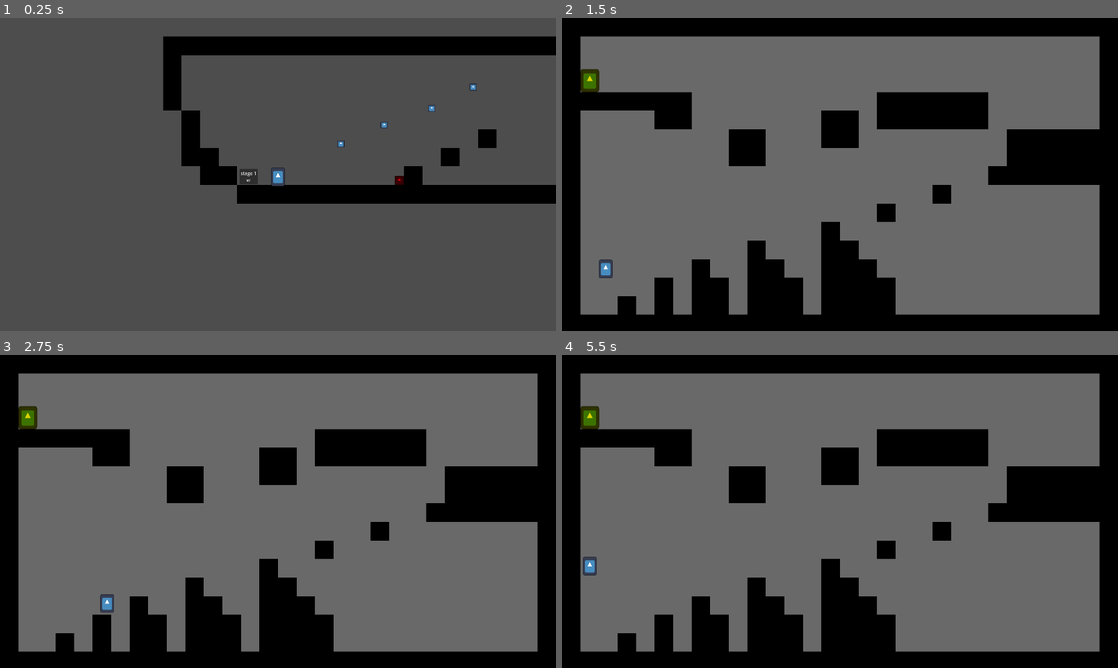
Above: before the commit, frames 1-4 (two rows, left to right).
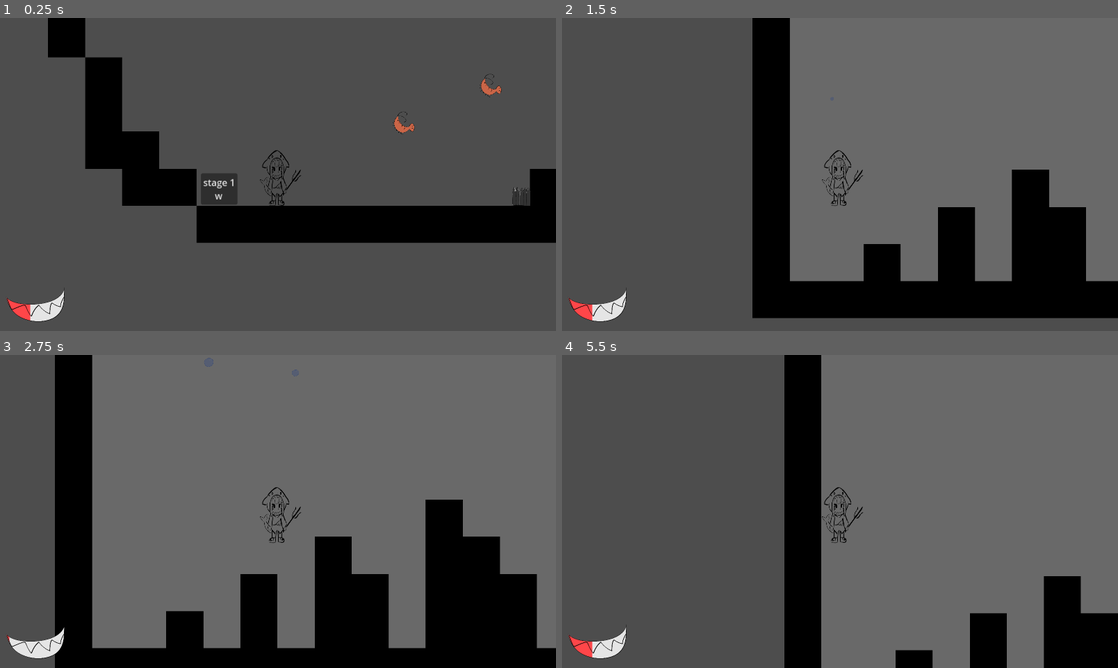
Above: after the commit, the same moments.

Repository: Where-is-my-input/HoloJam5
Game: Godot game, scene res://scenes/debug.tscn
Two runs of this game, one before a commit and one after it. Both use one fixed random seed, a clock stepped at 60 frames per second and the inputs below. The engine's default icon, where the game draws it, is replaced by a stand-in: a white triangle on a blue panel in a dark square.
Inputs:
- Up to frame 1 (0.25 s): no input
- Up to frame 2 (1.5 s): click "stage 1 w" at 0.5 s; tap Enter (ui_accept) at 1.25 s; hold Right (ui_right) from 1.28 s (still down); tap C (attack) at 1.35 s
- Up to frame 3 (2.75 s): keep holding Right (ui_right); tap Enter (ui_accept) at 1.52, 2.27 s; tap C (attack) at 2.1 s
- Up to frame 4 (5.5 s): release Right (ui_right) at 2.78 s; hold Left (ui_left) 2.78-3.53 s; tap C (attack) at 2.85, 3.6, 4.35 s; hold Right (ui_right) 3.53-5 s; tap Enter (ui_accept) at 3.77, 4.52 s; tap Escape (reset) at 4.9 s; click "stage 1 w" at 5 s

The runs differ from the first frame. In frame 1, 25% of the frame differs, in the area x 1-100%, y 0-98%; in frame 2, 66%, in the area x 0-100%, y 0-100%; in frame 3, 47%; in frame 4, 65%.

Commit message:
Install

Diff:
--- /dev/null
+++ b/scenes/HUD/install_progress.gd
@@ -0,0 +1,34 @@
+extends TextureProgressBar
+@onready var timer: Timer = $Timer
+
+@export var increase:int = 5
+
+var install:bool = false
+var decay = 0
+var combo = 0
+
+signal installActivated
+signal installDeactivated
+
+func _on_timer_timeout() -> void:
+	decay += 5
+	combo = 0
+	value -= decay
+	visible = value > 0
+	if value <= 0 && install:
+		install = false
+		installDeactivated.emit()
+		value = 0
+	else:
+		timer.start(1)
+
+func hit():
+	decay = 0
+	combo += 1
+	value += increase * combo
+	timer.start(3)
+	visible = value > 0
+	if !install:
+		install = value >= max_value
+		if install:
+			installActivated.emit()
--- /dev/null
+++ b/scenes/HUD/install_progress.tscn
@@ -0,0 +1,19 @@
+[gd_scene load_steps=4 format=3 uid="uid://bhes1tqrdc0h8"]
+
+[ext_resource type="Texture2D" uid="uid://bs3n8757fp3u5" path="res://assets/images/white_teeth.png" id="1_eut8m"]
+[ext_resource type="Texture2D" uid="uid://c7ho4tf5lffxa" path="res://assets/images/red_teeth.png" id="2_yhd48"]
+[ext_resource type="Script" path="res://scenes/HUD/install_progress.gd" id="3_067hn"]
+
+[node name="install_progress" type="TextureProgressBar"]
+offset_right = 4.0
+offset_bottom = 27.0
+scale = Vector2(0.25, 0.25)
+value = 50.0
+texture_under = ExtResource("1_eut8m")
+texture_progress = ExtResource("2_yhd48")
+script = ExtResource("3_067hn")
+
+[node name="Timer" type="Timer" parent="."]
+autostart = true
+
+[connection signal="timeout" from="Timer" to="." method="_on_timer_timeout"]
--- a/scenes/action_resetter/action_resetter.gd
+++ b/scenes/action_resetter/action_resetter.gd
@@ -1,8 +1,17 @@
 extends Area2D
-
-
+@onready var collision_shape_2d: CollisionShape2D = $CollisionShape2D
+@onready var tmr_respawn: Timer = $tmrRespawn
+@export var respawn:float = 3
 
 func _on_body_entered(body) -> void:
 	if body.is_in_group("Player"):
 		body.resetActions()
-		queue_free()
+		spawnState()
+		tmr_respawn.start(respawn)
+
+func _on_tmr_respawn_timeout() -> void:
+	spawnState(true)
+
+func spawnState(v = false):
+	collision_shape_2d.set_deferred("disabled", !v)
+	visible = v
--- a/scenes/action_resetter/action_resetter.tscn
+++ b/scenes/action_resetter/action_resetter.tscn
@@ -1,9 +1,46 @@
-[gd_scene load_steps=4 format=3 uid="uid://b2umf4h7vpsq0"]
+[gd_scene load_steps=7 format=3 uid="uid://b2umf4h7vpsq0"]
 
 [ext_resource type="Script" path="res://scenes/action_resetter/action_resetter.gd" id="1_12v8b"]
-[ext_resource type="Texture2D" uid="uid://d3y3qg50rvgqv" path="res://icon.svg" id="1_w8no8"]
+[ext_resource type="Texture2D" uid="uid://dxagcn2m8dyua" path="res://assets/images/salmon.png" id="2_xpgej"]
 
 [sub_resource type="RectangleShape2D" id="RectangleShape2D_uyxsl"]
+
+[sub_resource type="Animation" id="Animation_t8253"]
+length = 0.001
+tracks/0/type = "value"
+tracks/0/imported = false
+tracks/0/enabled = true
+tracks/0/path = NodePath("Sprite2D:position")
+tracks/0/interp = 1
+tracks/0/loop_wrap = true
+tracks/0/keys = {
+"times": PackedFloat32Array(0),
+"transitions": PackedFloat32Array(1),
+"update": 0,
+"values": [Vector2(0, 8)]
+}
+
+[sub_resource type="Animation" id="Animation_2wyks"]
+resource_name = "idle"
+loop_mode = 2
+tracks/0/type = "value"
+tracks/0/imported = false
+tracks/0/enabled = true
+tracks/0/path = NodePath("Sprite2D:position")
+tracks/0/interp = 1
+tracks/0/loop_wrap = true
+tracks/0/keys = {
+"times": PackedFloat32Array(0, 0.333333, 1),
+"transitions": PackedFloat32Array(1, 1, 1),
+"update": 0,
+"values": [Vector2(0, 8), Vector2(0, 5), Vector2(0, -10)]
+}
+
+[sub_resource type="AnimationLibrary" id="AnimationLibrary_a3jr0"]
+_data = {
+"RESET": SubResource("Animation_t8253"),
+"idle": SubResource("Animation_2wyks")
+}
 
 [node name="action_resetter" type="Area2D"]
 script = ExtResource("1_12v8b")
@@ -13,8 +50,17 @@
 debug_color = Color(0.847885, 0.000941437, 0.904988, 0.42)
 
 [node name="Sprite2D" type="Sprite2D" parent="."]
-modulate = Color(0.642373, 0.744833, 0, 1)
-scale = Vector2(0.25, 0.25)
-texture = ExtResource("1_w8no8")
+position = Vector2(0, 8)
+scale = Vector2(0.0963855, 0.0963855)
+texture = ExtResource("2_xpgej")
+
+[node name="AnimationPlayer" type="AnimationPlayer" parent="."]
+libraries = {
+"": SubResource("AnimationLibrary_a3jr0")
+}
+autoplay = "idle"
+
+[node name="tmrRespawn" type="Timer" parent="."]
 
 [connection signal="body_entered" from="." to="." method="_on_body_entered"]
+[connection signal="timeout" from="tmrRespawn" to="." method="_on_tmr_respawn_timeout"]
--- a/scenes/debug.tscn
+++ b/scenes/debug.tscn
@@ -15,8 +15,7 @@
 
 [node name="gura" parent="." instance=ExtResource("2_xy1nu")]
 position = Vector2(13, 404)
-
-[node name="Camera2D" type="Camera2D" parent="gura"]
+installEnabled = true
 
 [node name="enemy" parent="." instance=ExtResource("3_5ydd6")]
 position = Vector2(230, 370)
--- a/scenes/enemy/enemy.tscn
+++ b/scenes/enemy/enemy.tscn
@@ -1,18 +1,56 @@
-[gd_scene load_steps=4 format=3 uid="uid://b3lgs6gqc3jpo"]
+[gd_scene load_steps=7 format=3 uid="uid://b3lgs6gqc3jpo"]
 
-[ext_resource type="Texture2D" uid="uid://d3y3qg50rvgqv" path="res://icon.svg" id="1_5jwgd"]
 [ext_resource type="Script" path="res://scenes/enemy/enemy.gd" id="1_6s00x"]
+[ext_resource type="Texture2D" uid="uid://tr0827l6ldjc" path="res://assets/images/Shrimp.png" id="2_8qft5"]
 
 [sub_resource type="RectangleShape2D" id="RectangleShape2D_5lnmk"]
 
+[sub_resource type="Animation" id="Animation_xy20g"]
+length = 0.001
+tracks/0/type = "value"
+tracks/0/imported = false
+tracks/0/enabled = true
+tracks/0/path = NodePath("Sprite2D:rotation")
+tracks/0/interp = 1
+tracks/0/loop_wrap = true
+tracks/0/keys = {
+"times": PackedFloat32Array(0),
+"transitions": PackedFloat32Array(1),
+"update": 0,
+"values": [0.0]
+}
+
+[sub_resource type="Animation" id="Animation_2cqkh"]
+resource_name = "idle"
+loop_mode = 2
+tracks/0/type = "value"
+tracks/0/imported = false
+tracks/0/enabled = true
+tracks/0/path = NodePath("Sprite2D:rotation")
+tracks/0/interp = 1
+tracks/0/loop_wrap = true
+tracks/0/keys = {
+"times": PackedFloat32Array(0, 1),
+"transitions": PackedFloat32Array(1, 1),
+"update": 0,
+"values": [0.383972, -0.383972]
+}
+
+[sub_resource type="AnimationLibrary" id="AnimationLibrary_yh5yu"]
+_data = {
+"RESET": SubResource("Animation_xy20g"),
+"idle": SubResource("Animation_2cqkh")
+}
+
 [node name="enemy" type="CharacterBody2D"]
+scale = Vector2(1.3, 1.3)
 collision_layer = 2
 collision_mask = 0
 script = ExtResource("1_6s00x")
 
 [node name="Sprite2D" type="Sprite2D" parent="."]
-scale = Vector2(0.2, 0.2)
-texture = ExtResource("1_5jwgd")
+scale = Vector2(0.0916906, 0.0916905)
+texture = ExtResource("2_8qft5")
 
 [node name="CollisionShape2D" type="CollisionShape2D" parent="."]
 shape = SubResource("RectangleShape2D_5lnmk")
@@ -20,4 +58,10 @@
 [node name="tmrRespawn" type="Timer" parent="."]
 one_shot = true
 
+[node name="AnimationPlayer" type="AnimationPlayer" parent="."]
+libraries = {
+"": SubResource("AnimationLibrary_yh5yu")
+}
+autoplay = "idle"
+
 [connection signal="timeout" from="tmrRespawn" to="." method="_on_tmr_respawn_timeout"]
--- a/scenes/player/gura.gd
+++ b/scenes/player/gura.gd
@@ -4,7 +4,11 @@
 @onready var tmr_attack: Timer = $tmrAttack
 @onready var virtual_controller: Node = $virtualController
 @onready var gura_noises: AudioStreamPlayer2D = $gura_noises
+@onready var tmr_idle: Timer = $tmr_idle
+@onready var install_progress: TextureProgressBar = $CanvasLayer/install_progress
+@onready var blood: Sprite2D = $CanvasLayer/blood
 
+const BUBBLES = preload("res://scenes/vfx/bubbles.tscn")
 const SPEED = 300.0
 const DASH_SPEED = 1050.0
 const JUMP_VELOCITY = -850.0
@@ -24,6 +28,22 @@
 var atkTimer:int = 1
 var hitStop:int = 0
 
+@export var installEnabled:bool = false
+var idle = 10
+
+func installDeactivated():
+	print("Install deactivated")
+	maxAirDashes -= 1
+	blood.visible = false
+
+func installActivated():
+	print("Install activated")
+	maxAirDashes += 1
+	blood.visible = true
+
+func _input(event: InputEvent) -> void:
+	tmr_idle.start(idle)
+
 func _physics_process(delta: float) -> void:
 	if hitStop > 0:
 		hitStop -= 1
@@ -31,10 +51,12 @@
 
 		if virtual_controller.dash:
 			if is_on_floor() && tmr_dash.is_stopped():
+				spawnBubbles()
 				gura_noises.playAction()
 				virtual_controller.dashed()
 				tmr_dash.start(dashTimer)
 			elif airDashes > 0:
+				spawnBubbles()
 				gura_noises.playAction()
 				virtual_controller.dashed()
 				airDashes -= 1
@@ -42,6 +64,7 @@
 				velocity.y = 0
 
 		if virtual_controller.jump && (is_on_floor() || jumps > 0):
+			spawnBubbles()
 			gura_noises.playAction()
 			jumps -= 1
 			velocity.y = JUMP_VELOCITY
@@ -73,8 +96,10 @@
 
 func attack():
 	tmr_attack.start(atkTimer)
+	spawnBubbles()
 	attacking = true
 	velocity = Vector2(facing * SPEED, virtual_controller.direction.y * SPEED) * attackMovementSpeed
+	if install_progress.install: velocity *= 1.5
 	animation_player.play("attack")
 
 func attackFinished():
@@ -83,6 +108,7 @@
 
 func _on_hitbox_body_entered(body) -> void:
 	gura_noises.playHit()
+	if installEnabled: install_progress.hit()
 	hitStop = 15
 	attacking = false
 	tmr_attack.stop()
@@ -99,3 +125,13 @@
 	tmr_attack.stop()
 	attacking = false
 	tmr_dash.stop()
+
+func spawnBubbles():
+	for i in randi_range(1, 3):
+		var bubble = BUBBLES.instantiate()
+		bubble.global_position = Vector2(randi_range(-25, 25), randi_range(-15, 15))
+		add_child(bubble)
+
+
+func _on_tmr_idle_timeout() -> void:
+	gura_noises.playIdle()
--- a/scenes/player/gura.tscn
+++ b/scenes/player/gura.tscn
@@ -1,9 +1,11 @@
-[gd_scene load_steps=12 format=3 uid="uid://b68opk4tqriel"]
+[gd_scene load_steps=14 format=3 uid="uid://b68opk4tqriel"]
 
 [ext_resource type="Script" path="res://scenes/player/gura.gd" id="1_ntysr"]
-[ext_resource type="Texture2D" uid="uid://d3y3qg50rvgqv" path="res://icon.svg" id="1_umyca"]
+[ext_resource type="Texture2D" uid="uid://wbu02mvtd8ma" path="res://assets/images/gura/goobadiba.png" id="2_vif1h"]
 [ext_resource type="PackedScene" uid="uid://rc3aggfpupcw" path="res://scenes/virtual_controller/virtual_controller.tscn" id="3_ms0ls"]
 [ext_resource type="PackedScene" uid="uid://dy52xgdagusrt" path="res://scenes/player/gura_noises.tscn" id="4_jxgs5"]
+[ext_resource type="PackedScene" uid="uid://bhes1tqrdc0h8" path="res://scenes/HUD/install_progress.tscn" id="5_u1jl8"]
+[ext_resource type="PackedScene" uid="uid://cpa8evle5vart" path="res://scenes/vfx/blood.tscn" id="6_7i17h"]
 
 [sub_resource type="RectangleShape2D" id="RectangleShape2D_33hbr"]
 size = Vector2(80, 120)
@@ -148,12 +150,13 @@
 
 [node name="gura" type="CharacterBody2D" groups=["Player"]]
 z_index = 5
+scale = Vector2(1.5, 1.5)
 script = ExtResource("1_ntysr")
 
 [node name="Sprite2D" type="Sprite2D" parent="."]
-position = Vector2(-4.76837e-07, 8)
-scale = Vector2(0.375, 0.5)
-texture = ExtResource("1_umyca")
+position = Vector2(3, 4)
+scale = Vector2(0.201681, 0.268908)
+texture = ExtResource("2_vif1h")
 
 [node name="hurtbox" type="CollisionShape2D" parent="."]
 position = Vector2(0, 6)
@@ -177,6 +180,9 @@
 [node name="tmrAttack" type="Timer" parent="."]
 one_shot = true
 
+[node name="tmr_idle" type="Timer" parent="."]
+one_shot = true
+
 [node name="AnimationPlayer" type="AnimationPlayer" parent="."]
 libraries = {
 "": SubResource("AnimationLibrary_cbnte")
@@ -186,4 +192,21 @@
 
 [node name="gura_noises" parent="." instance=ExtResource("4_jxgs5")]
 
+[node name="Camera2D" type="Camera2D" parent="."]
+zoom = Vector2(2, 2)
+
+[node name="CanvasLayer" type="CanvasLayer" parent="."]
+
+[node name="install_progress" parent="CanvasLayer" instance=ExtResource("5_u1jl8")]
+offset_left = -136.0
+offset_top = 888.0
+offset_right = 1784.0
+offset_bottom = 1968.0
+
+[node name="blood" parent="CanvasLayer" instance=ExtResource("6_7i17h")]
+visible = false
+
 [connection signal="body_entered" from="hitbox" to="." method="_on_hitbox_body_entered"]
+[connection signal="timeout" from="tmr_idle" to="." method="_on_tmr_idle_timeout"]
+[connection signal="installActivated" from="CanvasLayer/install_progress" to="." method="installActivated"]
+[connection signal="installDeactivated" from="CanvasLayer/install_progress" to="." method="installDeactivated"]
--- a/scenes/spikes/spikes.tscn
+++ b/scenes/spikes/spikes.tscn
@@ -1,7 +1,7 @@
 [gd_scene load_steps=4 format=3 uid="uid://y75nvyccj2mn"]
 
-[ext_resource type="Texture2D" uid="uid://d3y3qg50rvgqv" path="res://icon.svg" id="1_2nvun"]
 [ext_resource type="Script" path="res://scenes/spikes/spikes.gd" id="1_vvkf1"]
+[ext_resource type="Texture2D" uid="uid://da8fxx1ic4r06" path="res://assets/images/spikes.png" id="2_5y2w0"]
 
 [sub_resource type="RectangleShape2D" id="RectangleShape2D_0wt28"]
 size = Vector2(64, 64)
@@ -15,8 +15,7 @@
 debug_color = Color(0.991213, 0, 0.268499, 0.42)
 
 [node name="Sprite2D" type="Sprite2D" parent="."]
-modulate = Color(0.828444, 0, 0.0322743, 1)
-scale = Vector2(0.25, 0.25)
-texture = ExtResource("1_2nvun")
+scale = Vector2(0.116923, 0.116923)
+texture = ExtResource("2_5y2w0")
 
 [connection signal="body_entered" from="." to="." method="_on_body_entered"]
--- a/scenes/stages/end_stage.gd
+++ b/scenes/stages/end_stage.gd
@@ -1,7 +1,12 @@
 extends Area2D
-
+@onready var sprite_2d: Sprite2D = $Sprite2D
+@onready var timer: Timer = $Timer
 
 func _on_body_entered(body) -> void:
 	if body.is_in_group("Player"):
 		Global.currentStage += 1
 		get_tree().change_scene_to_file("res://scenes/stages/load_stage.tscn")
+
+
+func _on_timer_timeout() -> void:
+	sprite_2d.rotate(25)
--- a/scenes/stages/end_stage.tscn
+++ b/scenes/stages/end_stage.tscn
@@ -1,7 +1,7 @@
 [gd_scene load_steps=4 format=3 uid="uid://b1nv8slhmq3ua"]
 
-[ext_resource type="Texture2D" uid="uid://d3y3qg50rvgqv" path="res://icon.svg" id="1_fmsgi"]
 [ext_resource type="Script" path="res://scenes/stages/end_stage.gd" id="1_x3wxo"]
+[ext_resource type="Texture2D" uid="uid://bcfrs80vb61ae" path="res://assets/images/portal.png" id="2_1x4us"]
 
 [sub_resource type="RectangleShape2D" id="RectangleShape2D_1b4pj"]
 size = Vector2(64, 80)
@@ -14,8 +14,12 @@
 debug_color = Color(0.679332, 0.504175, 0, 0.42)
 
 [node name="Sprite2D" type="Sprite2D" parent="."]
-modulate = Color(0.851456, 0.823708, 0, 1)
-scale = Vector2(0.5, 0.625)
-texture = ExtResource("1_fmsgi")
+scale = Vector2(0.119626, 0.149533)
+texture = ExtResource("2_1x4us")
+
+[node name="Timer" type="Timer" parent="."]
+wait_time = 0.01
+autostart = true
 
 [connection signal="body_entered" from="." to="." method="_on_body_entered"]
+[connection signal="timeout" from="Timer" to="." method="_on_timer_timeout"]
--- /dev/null
+++ b/scenes/vfx/blood.tscn
@@ -0,0 +1,50 @@
+[gd_scene load_steps=5 format=3 uid="uid://cpa8evle5vart"]
+
+[ext_resource type="Texture2D" uid="uid://d1p2xm2ov82h5" path="res://assets/images/bloody_install.png" id="1_2h2b8"]
+
+[sub_resource type="Animation" id="Animation_bnk5b"]
+length = 0.001
+tracks/0/type = "value"
+tracks/0/imported = false
+tracks/0/enabled = true
+tracks/0/path = NodePath(".:modulate")
+tracks/0/interp = 1
+tracks/0/loop_wrap = true
+tracks/0/keys = {
+"times": PackedFloat32Array(0),
+"transitions": PackedFloat32Array(1),
+"update": 0,
+"values": [Color(1, 1, 1, 1)]
+}
+
+[sub_resource type="Animation" id="Animation_wbgnr"]
+resource_name = "flash"
+loop_mode = 2
+tracks/0/type = "value"
+tracks/0/imported = false
+tracks/0/enabled = true
+tracks/0/path = NodePath(".:modulate")
+tracks/0/interp = 1
+tracks/0/loop_wrap = true
+tracks/0/keys = {
+"times": PackedFloat32Array(0, 1),
+"transitions": PackedFloat32Array(1, 1),
+"update": 0,
+"values": [Color(1, 1, 1, 1), Color(1, 1, 1, 0.227451)]
+}
+
+[sub_resource type="AnimationLibrary" id="AnimationLibrary_mov1j"]
+_data = {
+"RESET": SubResource("Animation_bnk5b"),
+"flash": SubResource("Animation_wbgnr")
+}
+
+[node name="blood" type="Sprite2D"]
+position = Vector2(960, 539)
+texture = ExtResource("1_2h2b8")
+
+[node name="AnimationPlayer" type="AnimationPlayer" parent="."]
+libraries = {
+"": SubResource("AnimationLibrary_mov1j")
+}
+autoplay = "flash"
--- /dev/null
+++ b/scenes/vfx/bubbles.gd
@@ -0,0 +1,12 @@
+extends Sprite2D
+@onready var timer: Timer = $Timer
+
+func _ready() -> void:
+	var s = randf_range(0.001, 0.05)
+	scale = Vector2(s, s)
+
+func _physics_process(delta: float) -> void:
+	global_position += Vector2(randi_range(-25, 25), -10)
+
+func _on_timer_timeout() -> void:
+	queue_free()
--- /dev/null
+++ b/scenes/vfx/bubbles.tscn
@@ -0,0 +1,17 @@
+[gd_scene load_steps=3 format=3 uid="uid://clvra3bllqqvs"]
+
+[ext_resource type="Texture2D" uid="uid://bpkd71ps8ns8r" path="res://assets/images/bubble.png" id="1_b0f1v"]
+[ext_resource type="Script" path="res://scenes/vfx/bubbles.gd" id="2_oekjj"]
+
+[node name="bubbles" type="Sprite2D"]
+modulate = Color(0.446777, 0.446777, 0.446777, 1)
+z_index = -5
+scale = Vector2(0.05, 0.05)
+texture = ExtResource("1_b0f1v")
+script = ExtResource("2_oekjj")
+
+[node name="Timer" type="Timer" parent="."]
+wait_time = 2.0
+autostart = true
+
+[connection signal="timeout" from="Timer" to="." method="_on_timer_timeout"]
--- a/scenes/virtual_controller/virtual_controller.tscn
+++ b/scenes/virtual_controller/virtual_controller.tscn
@@ -3,6 +3,7 @@
 [ext_resource type="Script" path="res://scenes/virtual_controller/virtual_controller.gd" id="1_oxxko"]
 
 [node name="virtualController" type="Node"]
+process_priority = -1
 script = ExtResource("1_oxxko")
 
 [node name="tmrJump" type="Timer" parent="."]
Binary file added: assets/images/Shrimp.png
Not shown, added: assets/images/Shrimp.png.import
Binary file added: assets/images/bloody_install.png
Not shown, added: assets/images/bloody_install.png.import
Binary file added: assets/images/bubble.png
Not shown, added: assets/images/bubble.png.import
Binary file added: assets/images/gura/goobadiba.png
Not shown, added: assets/images/gura/goobadiba.png.import
Binary file added: assets/images/portal.png
Not shown, added: assets/images/portal.png.import
Binary file added: assets/images/red_teeth.png
Not shown, added: assets/images/red_teeth.png.import
(and 6 more such lines)
